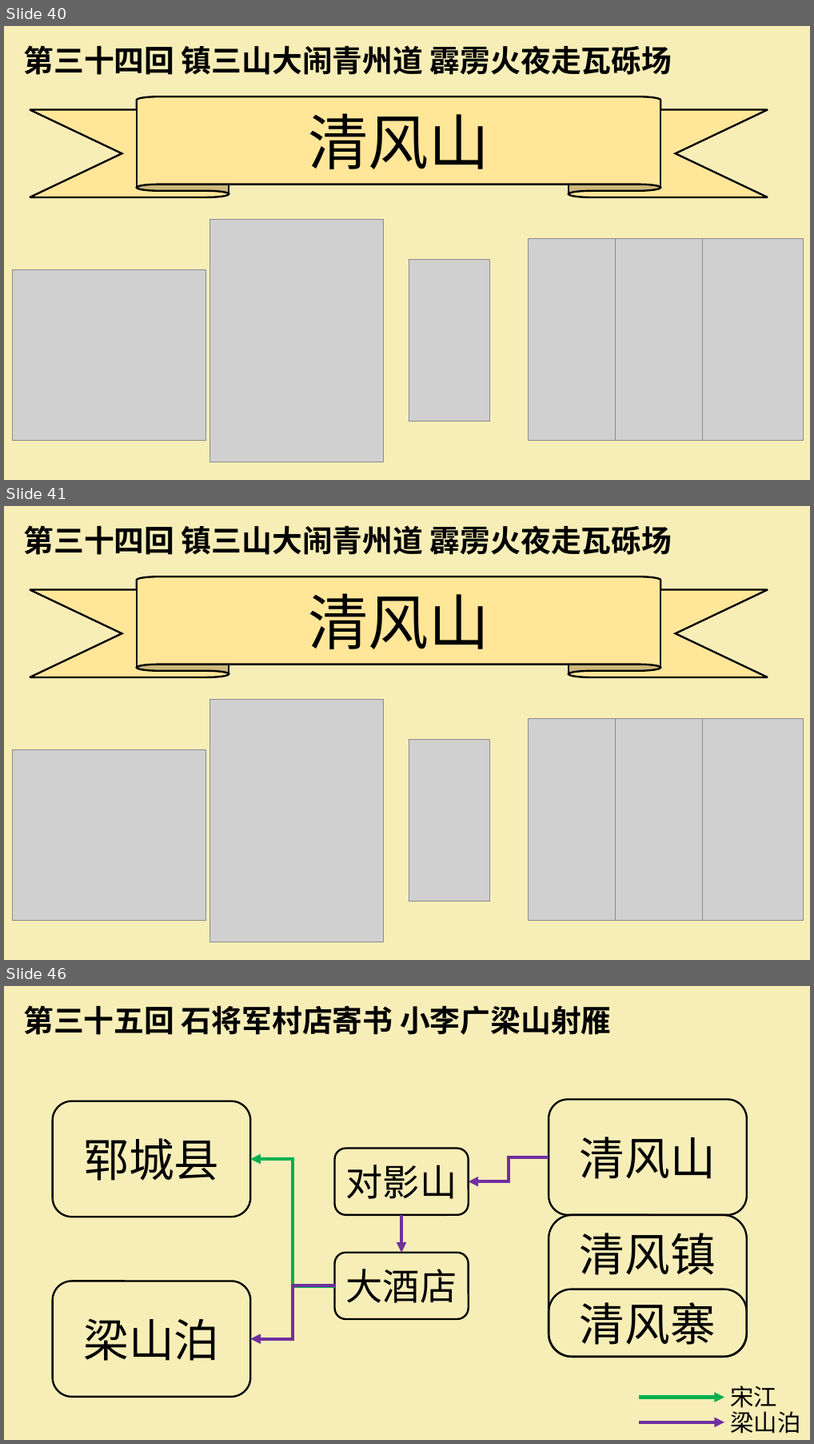
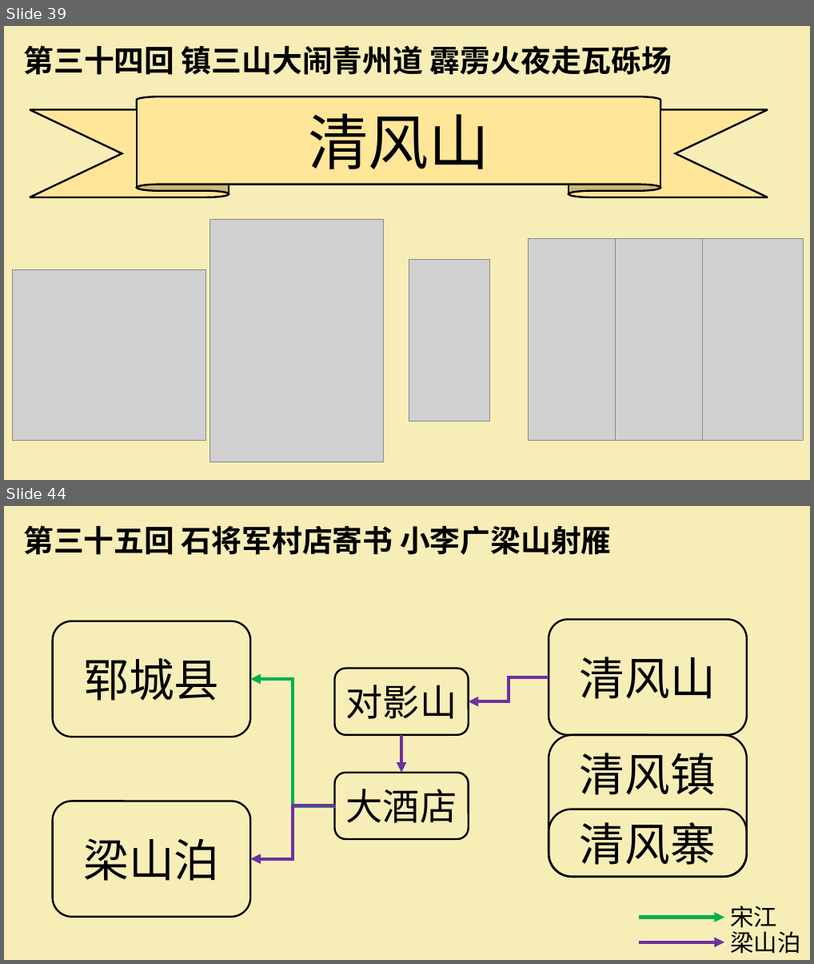
Before and after one commit to Robinlsx/Robinlsx.github.io, a slide deck: 7/files/水浒传 第三十至四十回 李思学.pptx. Shown one above the other, each under a label of ours: slides 40, 41 and 46 before the commit, slides 39 and 44 after it; the slides between them are not shown. The pictures are 814x1444 and 814x964 pixels, drawn with LibreOffice and Linux fonts; fonts in the diff are those of the drawing; grey boxes stand for pictures. Boxes give left, top, right and bottom in pixels: in the first picture for what was removed or moved away, otherwise in the second. Text is boxed around its words. In the diff, an @@ line names an element or a change of style, - is before the commit and + after.

```diff
--- a/7/files/水浒传 第三十至四十回 李思学.pptx
+++ b/7/files/水浒传 第三十至四十回 李思学.pptx
@@ slide 41 removed at <box>4,506,810,960</box>, background #F7EEB7 @@
@@ text removed at <box>23,525,672,555</box> @@
-第三十四回 镇三山大闹青州道 霹雳火夜走瓦砾场
@@ ribbon removed at <box>30,576,768,677</box> @@
-清风山
@@ picture removed at <box>210,699,384,941</box> @@
@@ picture removed at <box>529,718,629,920</box> @@
@@ picture removed at <box>616,718,716,920</box> @@
@@ picture removed at <box>703,718,804,920</box> @@
@@ picture removed at <box>409,739,490,901</box> @@
@@ picture removed at <box>13,750,206,920</box> @@
@@ what was slide 40 is now slide 39 @@
@@ what was slide 46 is now slide 44 @@
```
Also in this commit, not shown: 29 slides changed, 1 other slide removed.
